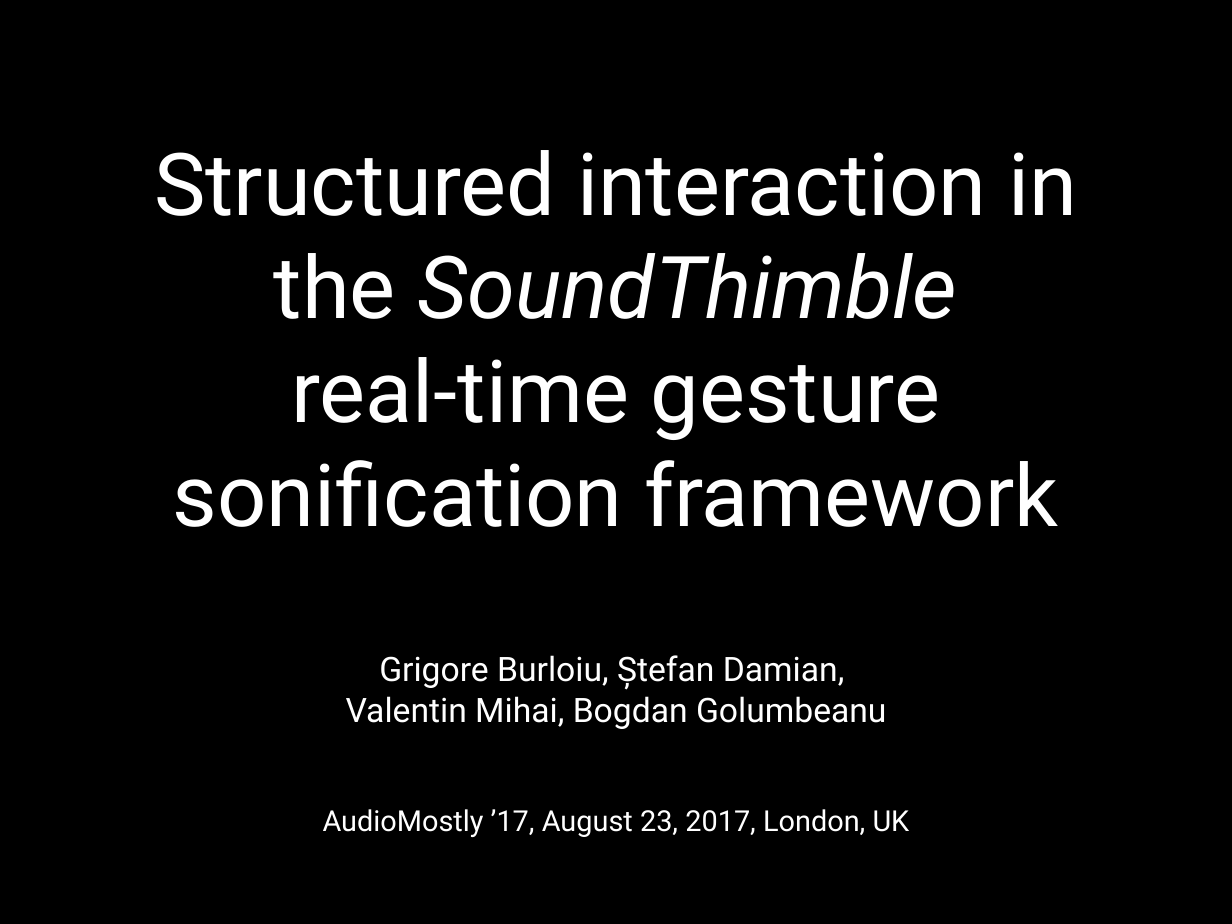
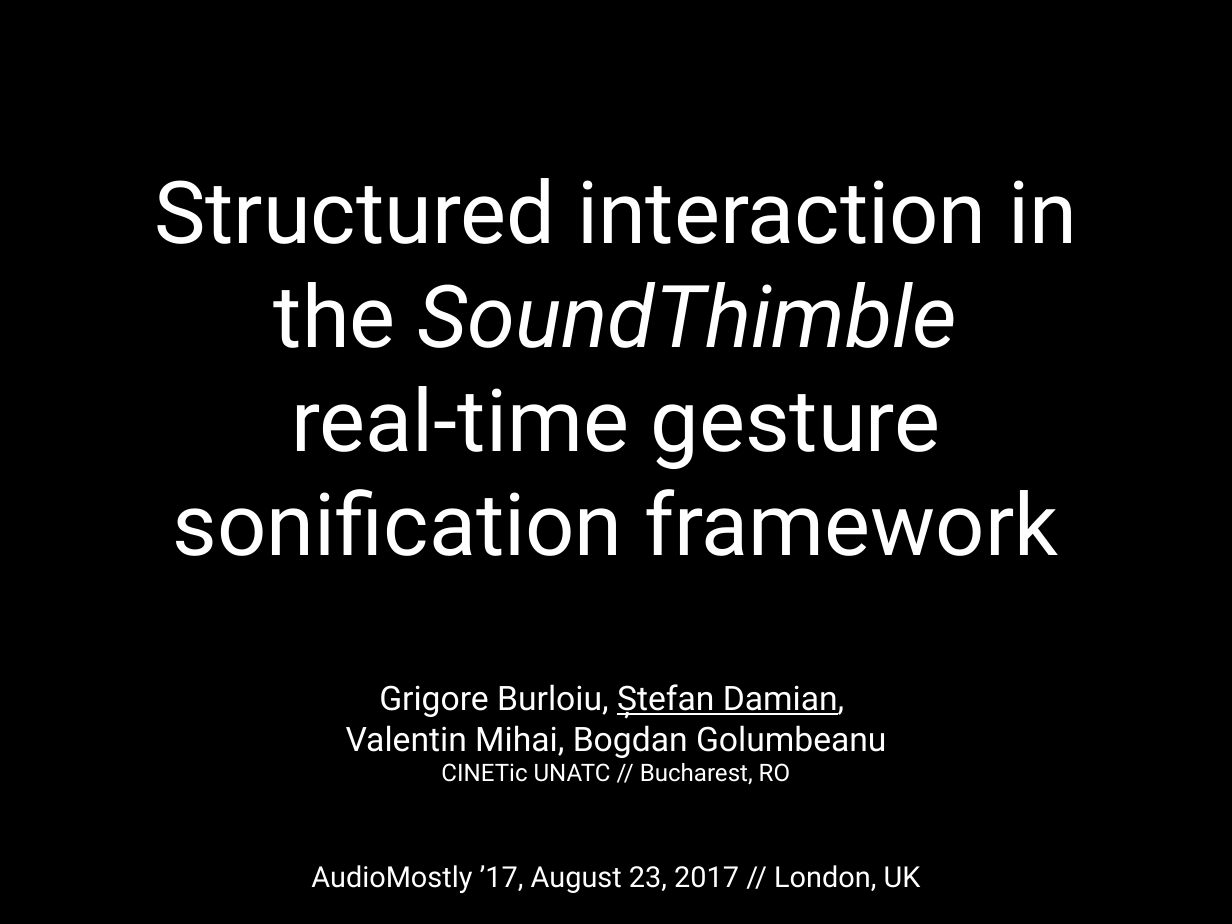
Before and after one commit to RVirmoors/viconOSC, a slide deck: slide 1 of _am/_ppt/amostly-grig.pptx. Drawn at 1232x924 pixels with LibreOffice and Linux fonts; fonts in the diff are those of the drawing; background and template pictures are left out. Boxes give left, top, right and bottom in pixels: in the first picture for what was removed or moved away, otherwise in the second. Text is boxed around its words. In the diff, an @@ line names an element or a change of style, - is before the commit and + after.

```diff
--- a/_am/_ppt/amostly-grig.pptx
+++ b/_am/_ppt/amostly-grig.pptx
@@ title at (x1=154, y1=178, x2=1077, y2=785): text changed @@
-Structured interaction in the SoundThimble
-real-time gesture sonification framework
-Grigore Burloiu, Ștefan Damian,
-Valentin Mihai, Bogdan Golumbeanu
+Structured interaction in the SoundThimble
+real-time gesture sonification framework
+Grigore Burloiu, Ștefan Damian,
+Valentin Mihai, Bogdan Golumbeanu
+CINETic UNATC // Bucharest, RO
@@ text at (x1=311, y1=865, x2=921, y2=893): text changed @@
-AudioMostly ’17, August 23, 2017, London, UK
+AudioMostly ’17, August 23, 2017 // London, UK
```
Also in this commit, not shown: 3 other slides changed, 1 slide added.
